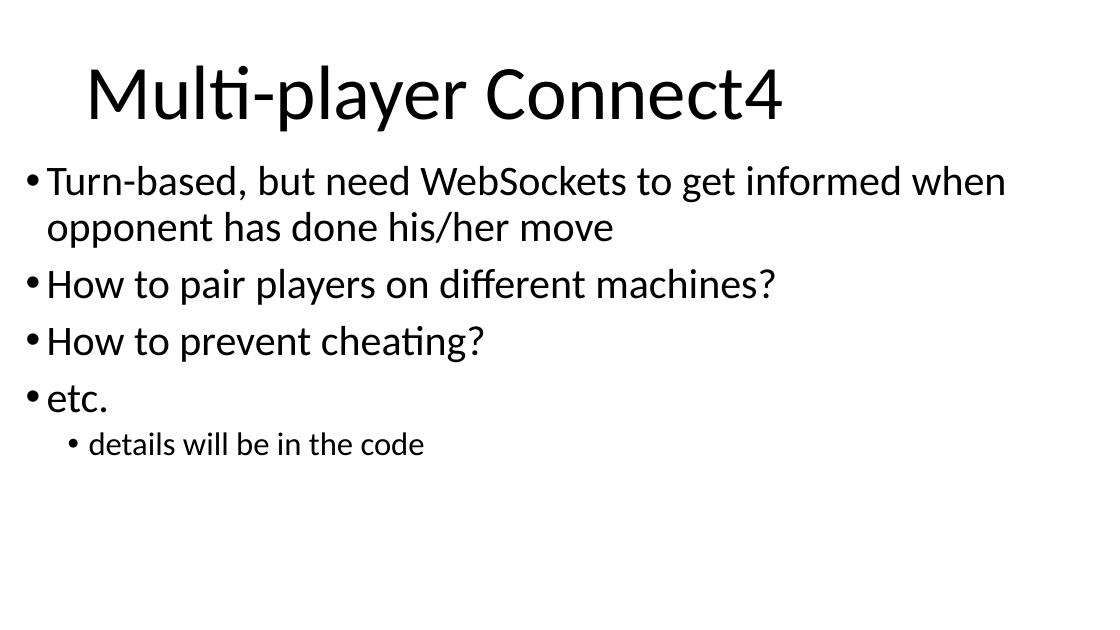
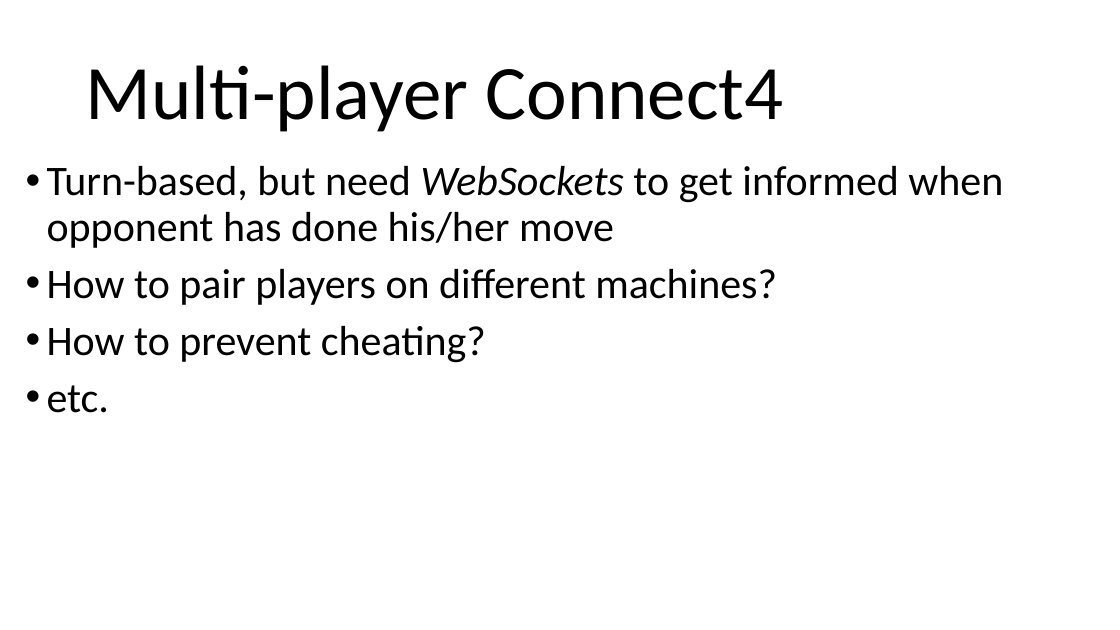
Before and after one commit to arcuri82/web_development_and_api_design, a slide deck: slide 4 of docs/slides/lesson_10.pptx (slide 3 before the commit). Drawn at 1120x630 pixels with LibreOffice and Linux fonts; fonts in the diff are those of the drawing. Boxes give left, top, right and bottom in pixels: in the first picture for what was removed or moved away, otherwise in the second. Text is boxed around its words. In the diff, an @@ line names an element or a change of style, - is before the commit and + after.

```diff
--- a/docs/slides/lesson_10.pptx
+++ b/docs/slides/lesson_10.pptx
@@ text at box(47, 166, 1003, 248): italic on in "WebSockets" @@
@@ text at box(89, 432, 425, 456): paragraph removed @@
-  • details will be in the code
```
Also in this commit, not shown: 2 other slides changed, 8 slides added, 1 other file.
